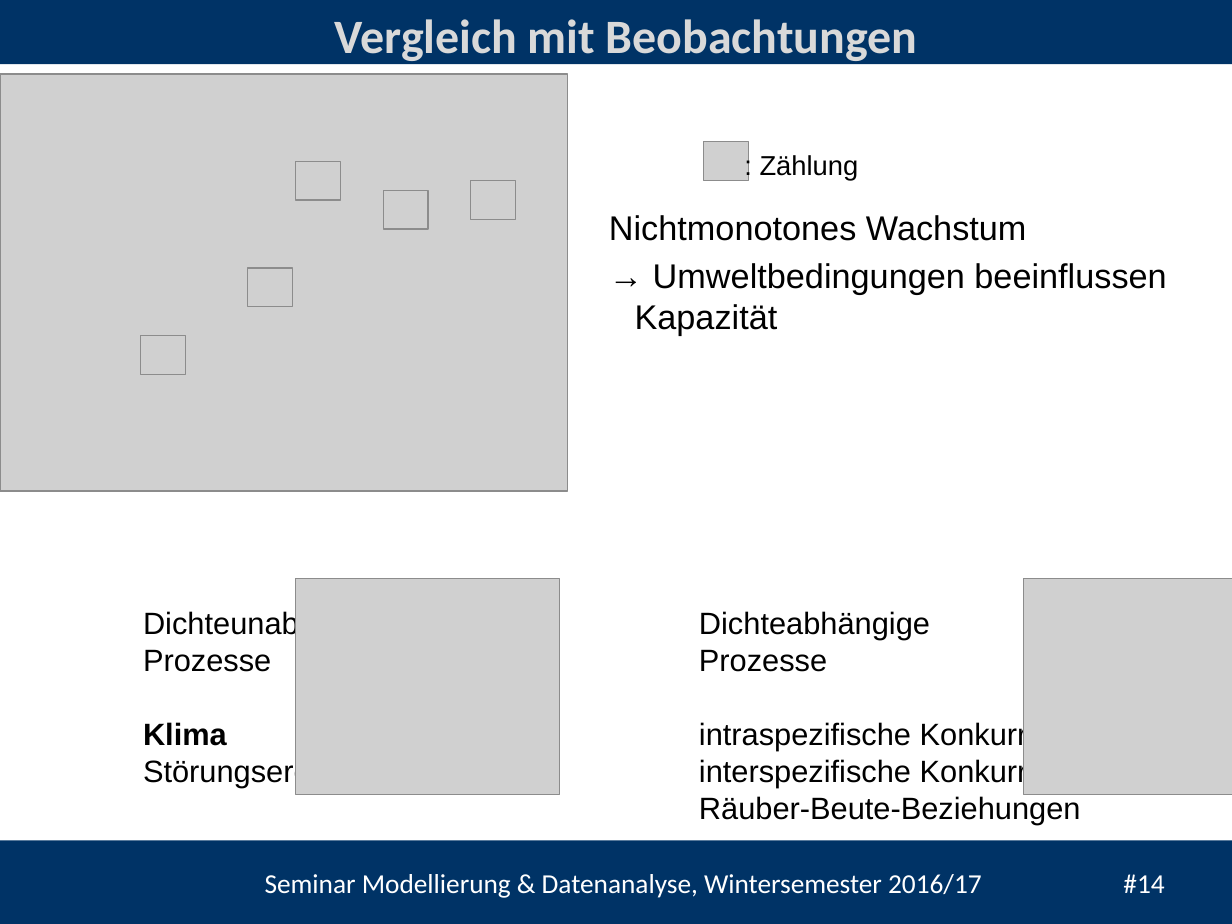
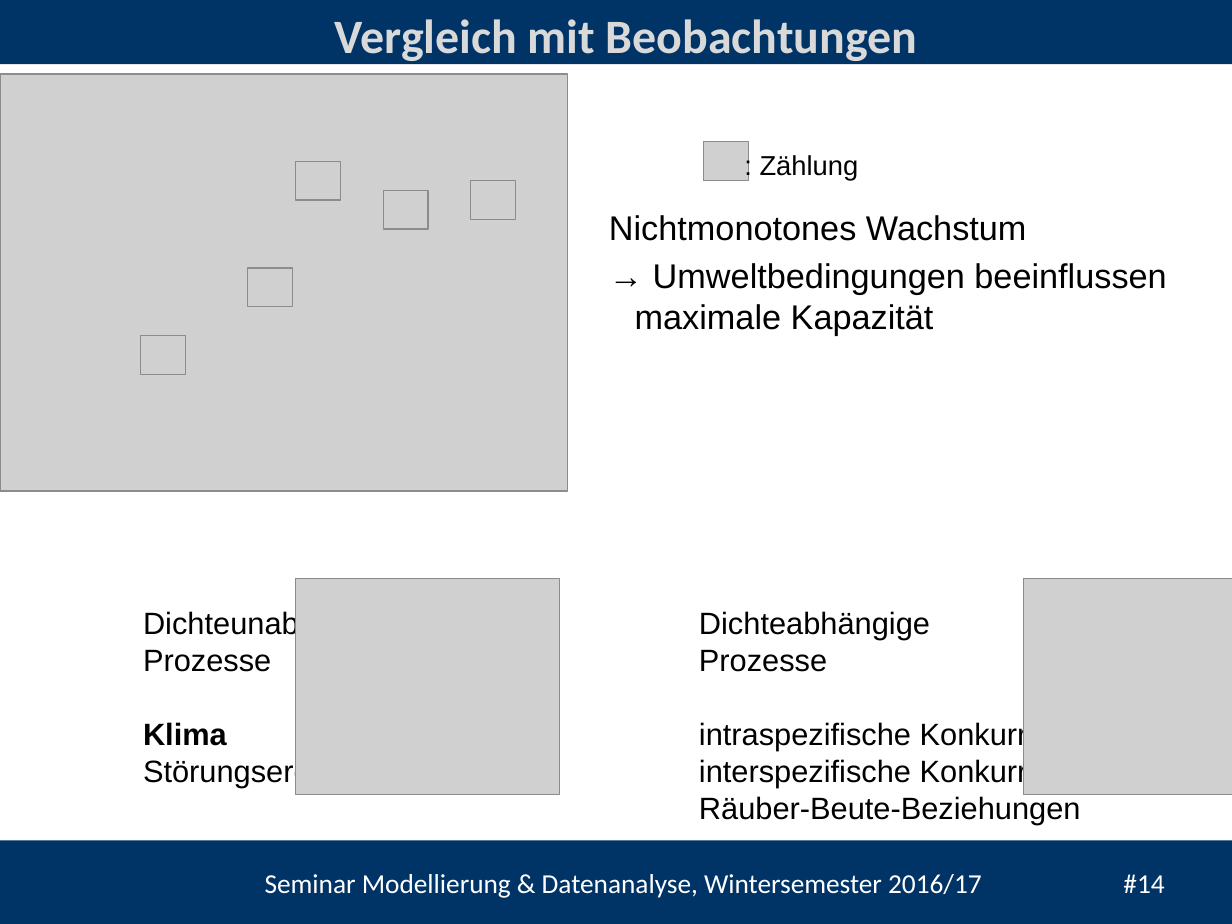
Before and after one commit to heistermann/Einf_Modellierung, a slide deck: slide 14 of Termin_2/Termin_2_Populationsmodelle.pptx. Drawn at 1232x924 pixels with LibreOffice and Linux fonts; fonts in the diff are those of the drawing; grey boxes stand for pictures; background and template pictures are left out. Boxes give left, top, right and bottom in pixels: in the first picture for what was removed or moved away, otherwise in the second. Text is boxed around its words. In the diff, an @@ line names an element or a change of style, - is before the commit and + after.

```diff
--- a/Termin_2/Termin_2_Populationsmodelle.pptx
+++ b/Termin_2/Termin_2_Populationsmodelle.pptx
@@ text at [635, 263, 1166, 335]: text changed @@
-→ Umweltbedingungen beeinflussen Kapazität
+→ Umweltbedingungen beeinflussen maximale Kapazität
```
Also in this commit, not shown: 7 other slides changed, 1 other file.
